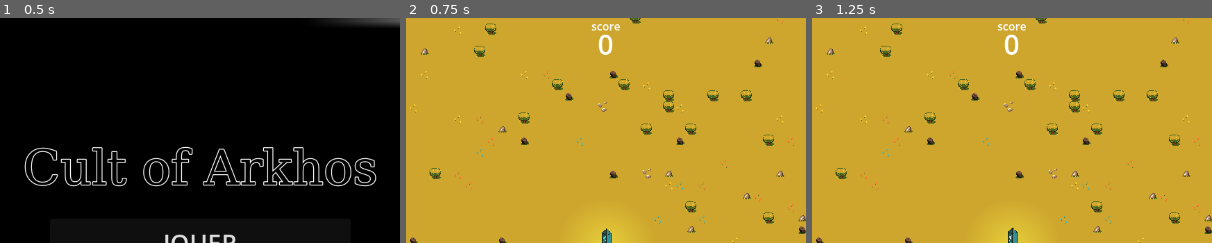
Above: before the commit, frames 1-3 (left to right).
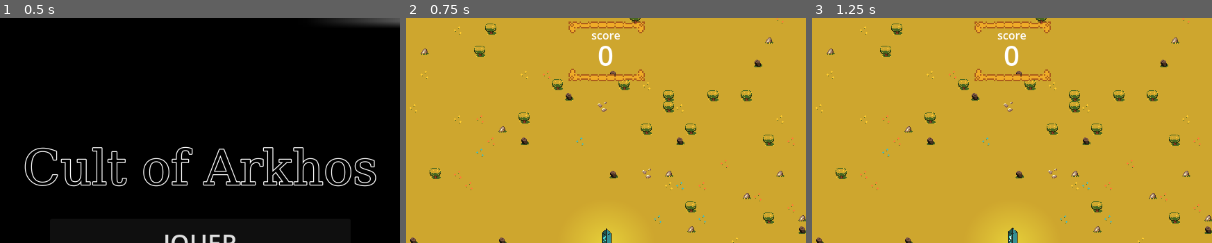
Above: after the commit, the same moments.

Repository: Nuxnuxx/gamejam-2024
Game: Godot game, scene res://Menu/main_menu.tscn
Same seed, same stepped clock (60 frames per second), same inputs: the game is played once before the commit and once after it.
Inputs:
- Up to frame 1 (0.5 s): no input
- Up to frame 2 (0.75 s): click "JOUER" at 0.5 s
- Up to frame 3 (1.25 s): no input
The pictures show only the part of the screen within x 25-75%, y 0-50%; the shares and areas given below are measured in that part.

Frame 1 is identical in both runs. In frame 2, 1.6% of the frame differs, in the area x 40-60%, y 1-28%; in frame 3, 1.6%.

Commit message:
Score design

Diff:
--- a/Actors/Ennemy/Ennemy_Base/Ennemy_Base.tscn
+++ b/Actors/Ennemy/Ennemy_Base/Ennemy_Base.tscn
@@ -48,6 +48,7 @@
 
 [node name="Death" type="AudioStreamPlayer" parent="Serpent"]
 stream = ExtResource("7_sevri")
+
 [node name="skeleton" type="Node" parent="."]
 
 [node name="Attack" type="AudioStreamPlayer" parent="skeleton"]
@@ -77,5 +78,6 @@
 [node name="Death" type="AudioStreamPlayer" parent="serpent"]
 stream = ExtResource("7_sevri")
 volume_db = -19.802
+
 [connection signal="area_entered" from="Area2D" to="." method="_on_area_2d_area_entered"]
 [connection signal="area_exited" from="Area2D" to="." method="_on_area_2d_area_exited"]
--- a/HolyPowers.gd
+++ b/HolyPowers.gd
@@ -26,6 +26,7 @@
 
 func _process(_delta):
 	if use_tunder and !tunder_running:
+		canvas_layer.pop_up("before")
 		tunder_power.before_run()
 		tunder_power.global_position = get_viewport().get_mouse_position()
 
--- a/HolyPowers/tunder_power.gd
+++ b/HolyPowers/tunder_power.gd
@@ -27,4 +27,4 @@
 	var mobs = get_mob_to_hit()
 
 	for mob in mobs:
-		mob.self_damage(500)
+		mob.self_damage(50)
--- a/HolyPowers/tunder_power.tscn
+++ b/HolyPowers/tunder_power.tscn
@@ -1,54 +1,69 @@
-[gd_scene load_steps=18 format=3 uid="uid://drm2ml7jpqal3"]
+[gd_scene load_steps=19 format=3 uid="uid://drm2ml7jpqal3"]
 
 [ext_resource type="Script" path="res://HolyPowers/tunder_power.gd" id="1_nqabc"]
+[ext_resource type="Texture2D" uid="uid://bjpg7ebh2wdcs" path="res://HolyPowers/Thunder.png" id="2_o2tb0"]
 
-[sub_resource type="AtlasTexture" id="AtlasTexture_4mcp7"]
+[sub_resource type="AtlasTexture" id="AtlasTexture_jlav6"]
+atlas = ExtResource("2_o2tb0")
 region = Rect2(288, 0, 96, 104)
 
-[sub_resource type="AtlasTexture" id="AtlasTexture_rkuyv"]
+[sub_resource type="AtlasTexture" id="AtlasTexture_8tyuo"]
+atlas = ExtResource("2_o2tb0")
 region = Rect2(0, 0, 96, 104)
 
-[sub_resource type="AtlasTexture" id="AtlasTexture_kkcu8"]
+[sub_resource type="AtlasTexture" id="AtlasTexture_yppdh"]
+atlas = ExtResource("2_o2tb0")
 region = Rect2(96, 0, 96, 104)
 
-[sub_resource type="AtlasTexture" id="AtlasTexture_5a8yc"]
+[sub_resource type="AtlasTexture" id="AtlasTexture_i6n4n"]
+atlas = ExtResource("2_o2tb0")
 region = Rect2(192, 0, 96, 104)
 
-[sub_resource type="AtlasTexture" id="AtlasTexture_fncha"]
+[sub_resource type="AtlasTexture" id="AtlasTexture_risle"]
+atlas = ExtResource("2_o2tb0")
 region = Rect2(288, 0, 96, 104)
 
-[sub_resource type="AtlasTexture" id="AtlasTexture_y44gv"]
+[sub_resource type="AtlasTexture" id="AtlasTexture_nhdbf"]
+atlas = ExtResource("2_o2tb0")
 region = Rect2(384, 0, 96, 104)
 
-[sub_resource type="AtlasTexture" id="AtlasTexture_3ymhi"]
+[sub_resource type="AtlasTexture" id="AtlasTexture_htnh4"]
+atlas = ExtResource("2_o2tb0")
 region = Rect2(480, 0, 96, 104)
 
-[sub_resource type="AtlasTexture" id="AtlasTexture_013p6"]
+[sub_resource type="AtlasTexture" id="AtlasTexture_c1o75"]
+atlas = ExtResource("2_o2tb0")
 region = Rect2(576, 0, 96, 104)
 
-[sub_resource type="AtlasTexture" id="AtlasTexture_u3bkt"]
+[sub_resource type="AtlasTexture" id="AtlasTexture_xk7v5"]
+atlas = ExtResource("2_o2tb0")
 region = Rect2(672, 0, 96, 104)
 
-[sub_resource type="AtlasTexture" id="AtlasTexture_jlyxr"]
+[sub_resource type="AtlasTexture" id="AtlasTexture_hgtcf"]
+atlas = ExtResource("2_o2tb0")
 region = Rect2(768, 0, 96, 104)
 
-[sub_resource type="AtlasTexture" id="AtlasTexture_givou"]
+[sub_resource type="AtlasTexture" id="AtlasTexture_iiltd"]
+atlas = ExtResource("2_o2tb0")
 region = Rect2(864, 0, 96, 104)
 
-[sub_resource type="AtlasTexture" id="AtlasTexture_ctdkh"]
+[sub_resource type="AtlasTexture" id="AtlasTexture_6fqix"]
+atlas = ExtResource("2_o2tb0")
 region = Rect2(960, 0, 96, 104)
 
-[sub_resource type="AtlasTexture" id="AtlasTexture_uiajy"]
+[sub_resource type="AtlasTexture" id="AtlasTexture_f6uf2"]
+atlas = ExtResource("2_o2tb0")
 region = Rect2(1056, 0, 96, 104)
 
-[sub_resource type="AtlasTexture" id="AtlasTexture_2210k"]
+[sub_resource type="AtlasTexture" id="AtlasTexture_yfdb4"]
+atlas = ExtResource("2_o2tb0")
 region = Rect2(1152, 0, 96, 104)
 
 [sub_resource type="SpriteFrames" id="SpriteFrames_1pl0d"]
 animations = [{
 "frames": [{
 "duration": 1.0,
-"texture": SubResource("AtlasTexture_4mcp7")
+"texture": SubResource("AtlasTexture_jlav6")
 }],
 "loop": true,
 "name": &"before_send",
@@ -56,49 +71,52 @@
 }, {
 "frames": [{
 "duration": 1.0,
-"texture": SubResource("AtlasTexture_rkuyv")
+"texture": SubResource("AtlasTexture_8tyuo")
 }, {
 "duration": 1.0,
-"texture": SubResource("AtlasTexture_kkcu8")
+"texture": SubResource("AtlasTexture_yppdh")
 }, {
 "duration": 1.0,
-"texture": SubResource("AtlasTexture_5a8yc")
+"texture": SubResource("AtlasTexture_i6n4n")
 }, {
 "duration": 1.0,
-"texture": SubResource("AtlasTexture_fncha")
+"texture": SubResource("AtlasTexture_risle")
 }, {
 "duration": 1.0,
-"texture": SubResource("AtlasTexture_y44gv")
+"texture": SubResource("AtlasTexture_nhdbf")
 }, {
 "duration": 1.0,
-"texture": SubResource("AtlasTexture_3ymhi")
+"texture": SubResource("AtlasTexture_htnh4")
 }, {
 "duration": 1.0,
-"texture": SubResource("AtlasTexture_013p6")
+"texture": SubResource("AtlasTexture_c1o75")
 }, {
 "duration": 1.0,
-"texture": SubResource("AtlasTexture_u3bkt")
+"texture": SubResource("AtlasTexture_xk7v5")
 }, {
 "duration": 1.0,
-"texture": SubResource("AtlasTexture_jlyxr")
+"texture": SubResource("AtlasTexture_hgtcf")
 }, {
 "duration": 1.0,
-"texture": SubResource("AtlasTexture_givou")
+"texture": SubResource("AtlasTexture_iiltd")
 }, {
 "duration": 1.0,
-"texture": SubResource("AtlasTexture_ctdkh")
+"texture": SubResource("AtlasTexture_6fqix")
 }, {
 "duration": 1.0,
-"texture": SubResource("AtlasTexture_uiajy")
+"texture": SubResource("AtlasTexture_f6uf2")
 }, {
 "duration": 1.0,
-"texture": SubResource("AtlasTexture_2210k")
+"texture": SubResource("AtlasTexture_yfdb4")
 }, {
 "duration": 1.0,
-"texture": SubResource("AtlasTexture_kkcu8")
+"texture": SubResource("AtlasTexture_i6n4n")
 }, {
 "duration": 1.0,
-"texture": SubResource("AtlasTexture_rkuyv")
+"texture": SubResource("AtlasTexture_yppdh")
+}, {
+"duration": 1.0,
+"texture": SubResource("AtlasTexture_8tyuo")
 }, {
 "duration": 1.0,
 "texture": null
@@ -115,7 +133,7 @@
 script = ExtResource("1_nqabc")
 
 [node name="AnimatedSprite2D" type="AnimatedSprite2D" parent="."]
-position = Vector2(29, -44)
+position = Vector2(36, -44)
 sprite_frames = SubResource("SpriteFrames_1pl0d")
 animation = &"run"
 autoplay = "before_send"
@@ -124,5 +142,5 @@
 
 [node name="CollisionShape2D" type="CollisionShape2D" parent="Hitbox"]
 top_level = true
-position = Vector2(27, -16.5)
+position = Vector2(34, -16.5)
 shape = SubResource("RectangleShape2D_et4wy")
--- a/main.tscn
+++ b/main.tscn
@@ -6,11 +6,12 @@
 [ext_resource type="Texture2D" uid="uid://0kxq6pn8sh3n" path="res://Sprites/Spritesheets/background_tiles.png" id="4_b5y7g"]
 [ext_resource type="Texture2D" uid="uid://dvnb0t5mjrkpo" path="res://UI/Powers/HolyBar.png" id="4_ki2pf"]
 [ext_resource type="Texture2D" uid="uid://bm6t2f7vj036h" path="res://Sprites/Spritesheets/layer_select_sheet.png" id="5_0e3x1"]
+[ext_resource type="Texture2D" uid="uid://bnggsj8kbqpgi" path="res://UI/DecoTextUp.png" id="5_2nhu2"]
 [ext_resource type="Texture2D" uid="uid://b6e6urlclwphs" path="res://UI/Powers/HolyBar_Charge.png" id="5_6fn3k"]
 [ext_resource type="Script" path="res://Map/TileMap.gd" id="5_aep1n"]
 [ext_resource type="Script" path="res://Fin.gd" id="5_p8qoh"]
+[ext_resource type="Texture2D" uid="uid://nwecrm0vsdql" path="res://UI/DecoTextDown.png" id="6_1s7dg"]
 [ext_resource type="AudioStream" uid="uid://bphlh45q6wwak" path="res://Music/main-theme.wav" id="6_4q420"]
-[ext_resource type="Script" path="res://Fin.gd" id="5_p8qoh"]
 [ext_resource type="Texture2D" uid="uid://3afi5ye227kj" path="res://Sprites/Spritesheets/house_sheet.png" id="6_vvtyi"]
 [ext_resource type="PackedScene" uid="uid://ca3o5e84r6wt6" path="res://Map/camera_2d.tscn" id="7_5lsws"]
 [ext_resource type="AudioStream" uid="uid://ckcn1g8bacwad" path="res://Music/battle-theme.wav" id="7_eojlu"]
@@ -159,8 +160,9 @@
 anchor_left = 0.5
 anchor_right = 0.5
 offset_left = 535.0
+offset_top = 13.0
 offset_right = 577.0
-offset_bottom = 23.0
+offset_bottom = 36.0
 grow_horizontal = 2
 text = "score"
 
@@ -170,14 +172,38 @@
 anchor_left = 0.5
 anchor_right = 0.5
 offset_left = 510.0
-offset_top = 10.0
+offset_top = 26.0
 offset_right = 602.0
-offset_bottom = 65.0
+offset_bottom = 81.0
 grow_horizontal = 2
 text = "1000"
 label_settings = SubResource("LabelSettings_polbt")
 horizontal_alignment = 1
 vertical_alignment = 1
+
+[node name="TopDeco" type="TextureRect" parent="CanvasLayer/Score"]
+layout_mode = 1
+anchors_preset = 5
+anchor_left = 0.5
+anchor_right = 0.5
+offset_left = 500.0
+offset_top = -8.0
+offset_right = 612.0
+offset_bottom = 24.0
+grow_horizontal = 2
+texture = ExtResource("5_2nhu2")
+
+[node name="DownDeco" type="TextureRect" parent="CanvasLayer/Score"]
+layout_mode = 1
+anchors_preset = 5
+anchor_left = 0.5
+anchor_right = 0.5
+offset_left = 500.0
+offset_top = 61.0
+offset_right = 612.0
+offset_bottom = 93.0
+grow_horizontal = 2
+texture = ExtResource("6_1s7dg")
 
 [node name="Fin" type="Control" parent="CanvasLayer"]
 visible = false
@@ -283,13 +309,14 @@
 [node name="build" type="AudioStreamPlayer" parent="TimeManager/sound"]
 stream = ExtResource("14_ypw85")
 
-[node name="battle" type="AudioStreamPlayer" parent="TimeManager/sound"]
+[node name="battle2" type="AudioStreamPlayer" parent="TimeManager/sound"]
 stream = ExtResource("7_eojlu")
 volume_db = -4.868
 
 [node name="day" type="AudioStreamPlayer" parent="TimeManager/sound"]
 stream = ExtResource("14_ypw85")
 volume_db = -6.638
+
 [node name="TileMap" type="TileMap" parent="."]
 texture_filter = 1
 tile_set = SubResource("TileSet_hil3c")
@@ -309,10 +336,10 @@
 position = Vector2(623, 308)
 
 [node name="HolyPowers" type="Node2D" parent="."]
-visible = false
 script = ExtResource("12_frwvm")
 
 [node name="TunderPower" parent="HolyPowers" instance=ExtResource("13_yvpcy")]
+z_index = 4
 
 [connection signal="mouse_entered" from="CanvasLayer/BuildBtn" to="TileMap" method="_on_build_btn_mouse_entered"]
 [connection signal="mouse_exited" from="CanvasLayer/BuildBtn" to="TileMap" method="_on_build_btn_mouse_exited"]
Binary file added: UI/DecoTextDown.png
Not shown, added: UI/DecoTextDown.png.import
Binary file added: UI/DecoTextUp.png
Not shown, added: UI/DecoTextUp.png.import
Not shown: 1 places in main.tscn that only renumber resources
